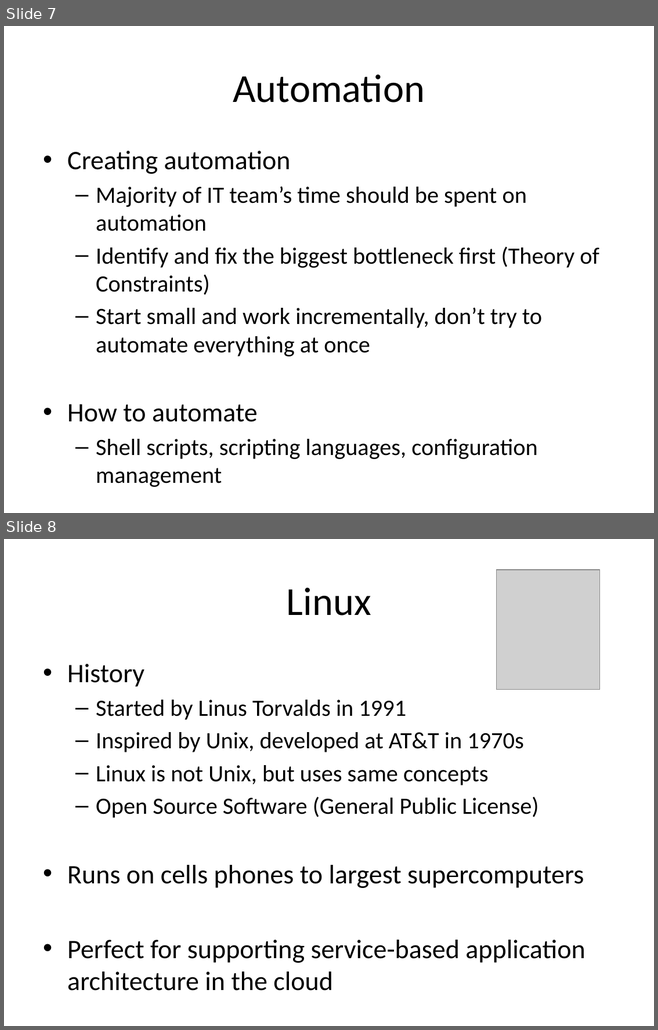
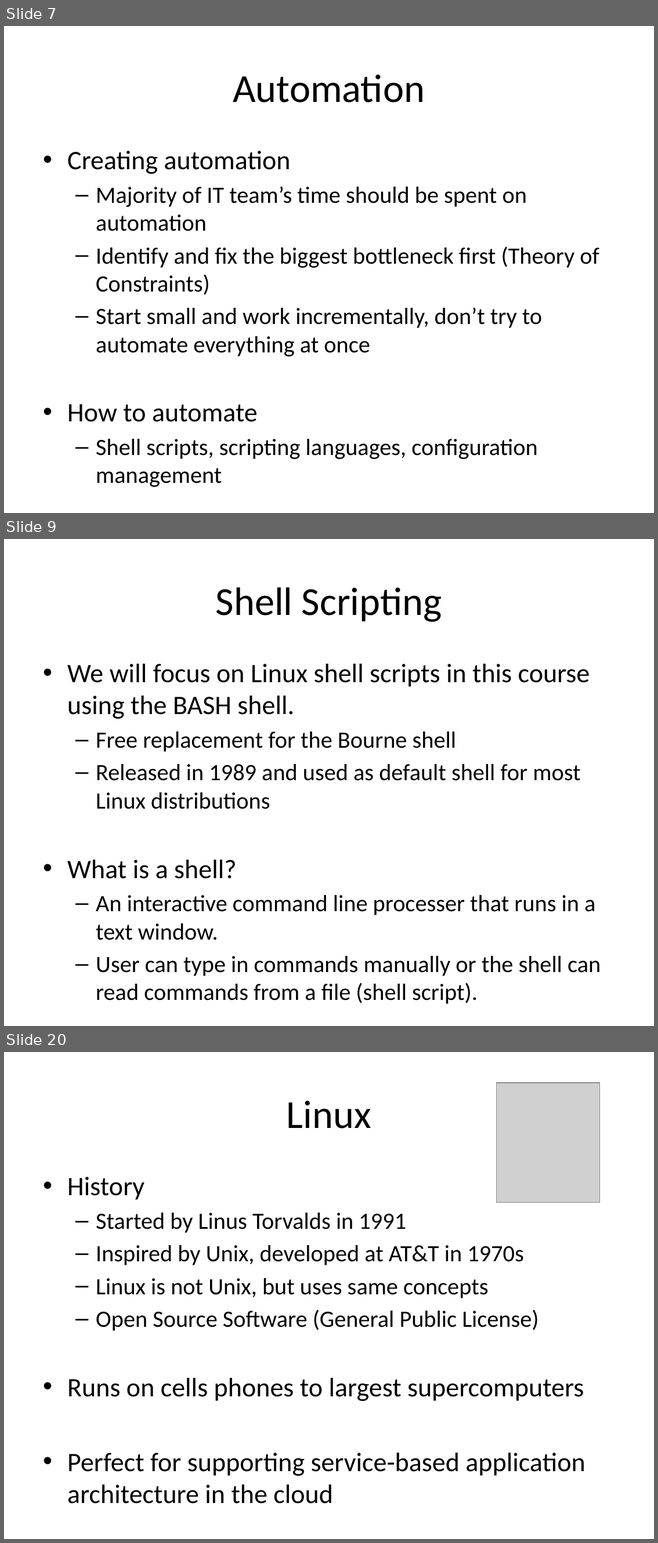
Before and after one commit to jasondbaker/infrastructure-class, a slide deck: lectures/infrastructure-week-2.pptx. Shown one above the other, each under a label of ours: slides 7 and 8 before the commit, slides 7, 9 and 20 after it; the slides between them are not shown. The pictures are 658x1030 and 658x1543 pixels, drawn with LibreOffice and Linux fonts; fonts in the diff are those of the drawing; grey boxes stand for pictures. Boxes give left, top, right and bottom in pixels: in the first picture for what was removed or moved away, otherwise in the second. Text is boxed around its words. In the diff, an @@ line names an element or a change of style, - is before the commit and + after.

Commit message:
add study guide and shell scripting

```diff
--- a/lectures/infrastructure-week-2.pptx
+++ b/lectures/infrastructure-week-2.pptx
@@ slide 9 added at [4, 539, 654, 1026], background #FFFFFF @@
@@ title added at [216, 587, 442, 622], 44 pt, text #000000 @@
+Shell Scripting
@@ text added at [67, 664, 600, 1004], 25.9 pt, text #000000 @@
+• We will focus on Linux shell scripts in this course using the BASH shell.
+  – Free replacement for the Bourne shell
+  – Released in 1989 and used as default shell for most Linux distributions
+• What is a shell?
+  – An interactive command line processer that runs in a text window.
+  – User can type in commands manually or the shell can read commands from a file (shell script).
@@ what was slide 8 is now slide 20 @@
```
Also in this commit, not shown: 11 other slides added, 4 other files.
